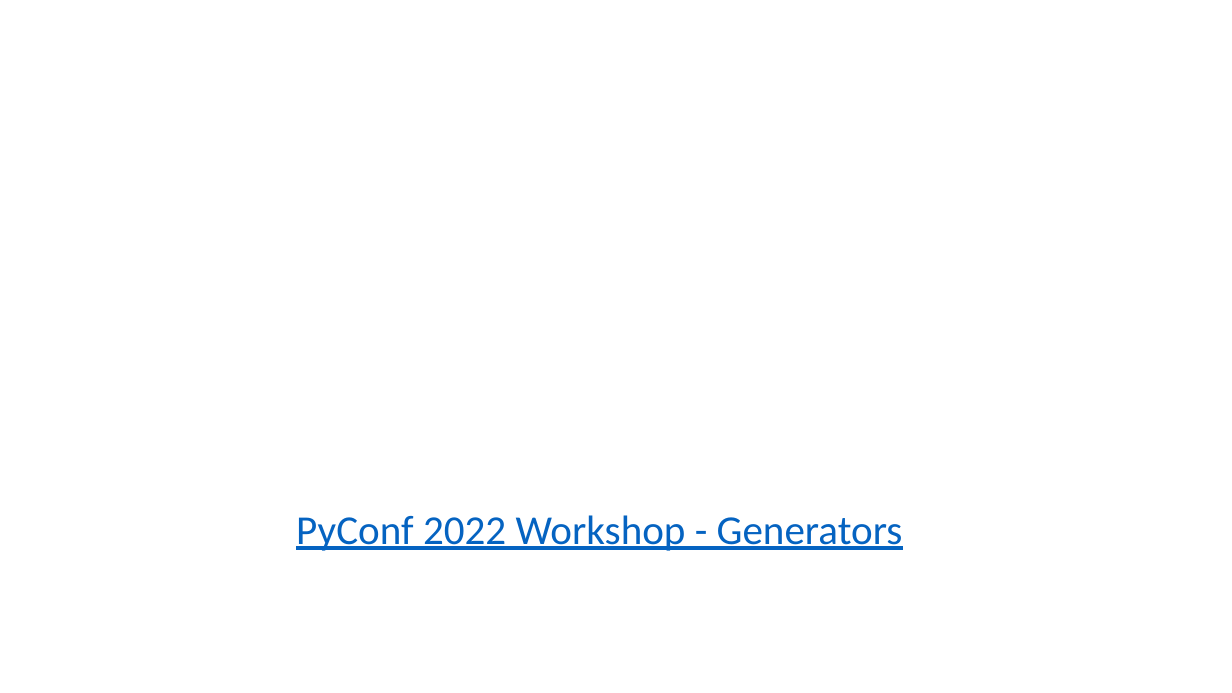
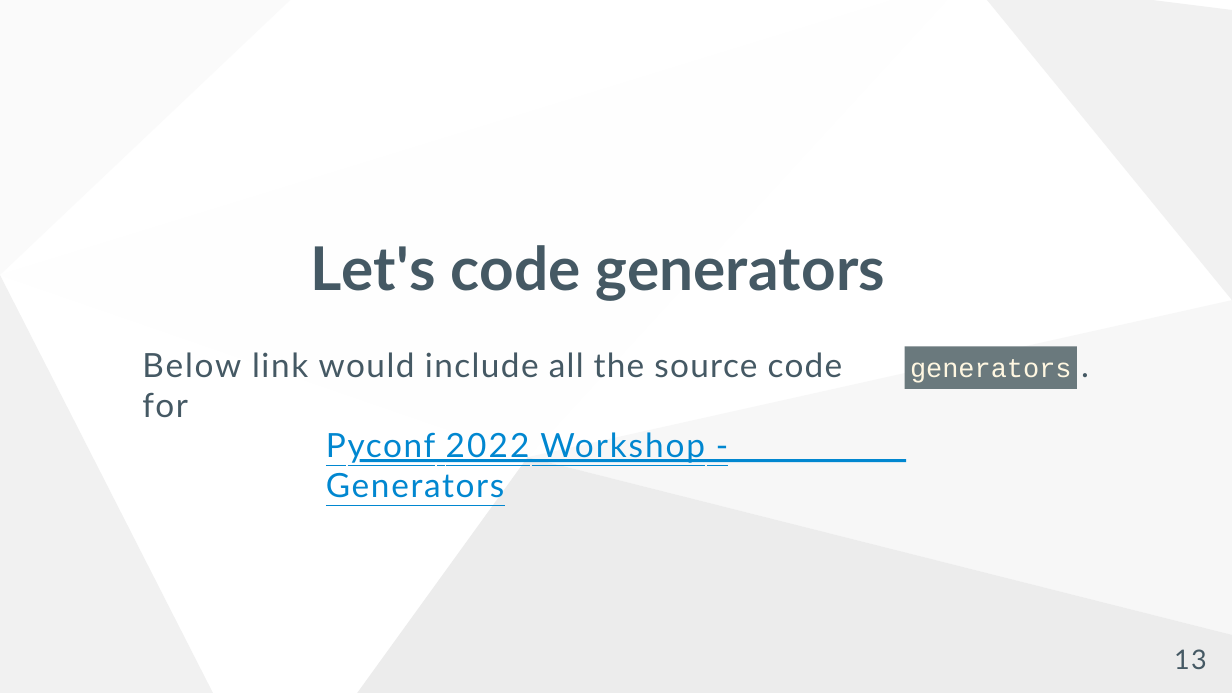
Before and after one commit to mwhorse46/pyconf_2022_decorators_generators_workshop, a slide deck: slide 13 of slideshow.pptx. Drawn at 1232x693 pixels with LibreOffice and Linux fonts; fonts in the diff are those of the drawing; background and template pictures are left out. Boxes give left, top, right and bottom in pixels: in the first picture for what was removed or moved away, otherwise in the second. Text is boxed around its words. In the diff, an @@ line names an element or a change of style, - is before the commit and + after.

```diff
--- a/slideshow.pptx
+++ b/slideshow.pptx
@@ freeform shape added at bbox=[0, 0, 947, 457], fill #FEFEFE @@
@@ title added at bbox=[310, 245, 885, 301], 47 pt, text #455964, bold @@
+Let's code generators
@@ freeform shape added at bbox=[0, 275, 213, 693], fill #F1F1F1 @@
@@ freeform shape added at bbox=[528, 300, 1232, 635], fill #F7F7F7 @@
@@ text added at bbox=[142, 352, 842, 417], 26 pt, text #455964 @@
+Below link would include all the source code for
@@ rectangle added at bbox=[905, 347, 1077, 389], fill #6A797D, 21 pt, text #FFF7E1 @@
+generators
@@ text added at bbox=[1080, 342, 1091, 385], 26 pt, text #455964 @@
+.
@@ text at bbox=[326, 432, 705, 498]: text changed; size 32 to 26 pt; font Calibri to Lato; text colour #0563C1 to #0187D0 @@
-PyConf 2022 Workshop - Generators
+Pyconf 2022 Workshop - Generators
@@ freeform shape added at bbox=[358, 457, 1232, 693], fill #ECECEC @@
@@ freeform shape added at bbox=[360, 459, 906, 462], fill #0187D0 @@
@@ text added at bbox=[1174, 649, 1207, 669], 21 pt, text #455964 @@
+13
```
Also in this commit, not shown: 1 other slide changed, 13 slides added, 13 slides removed, 1 other file.
